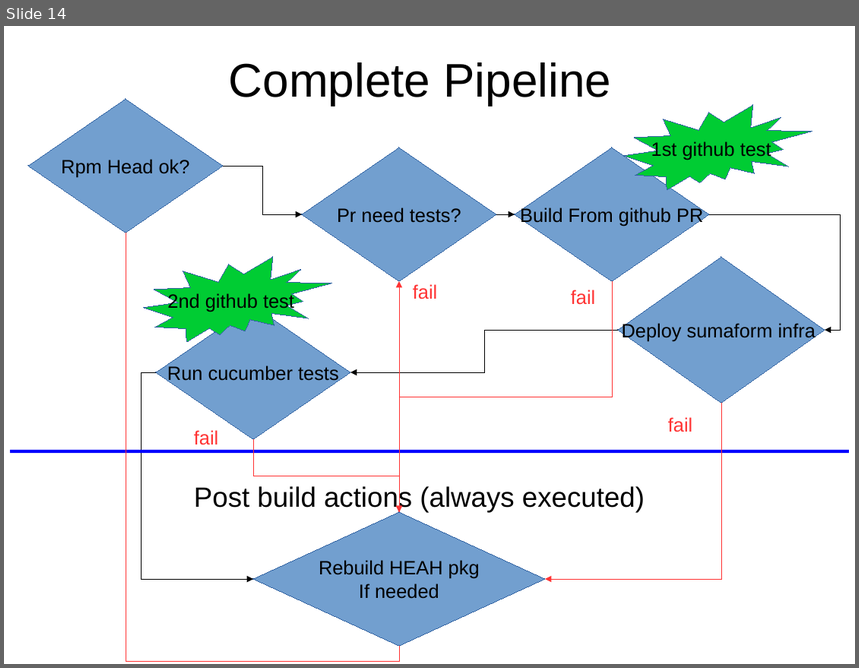
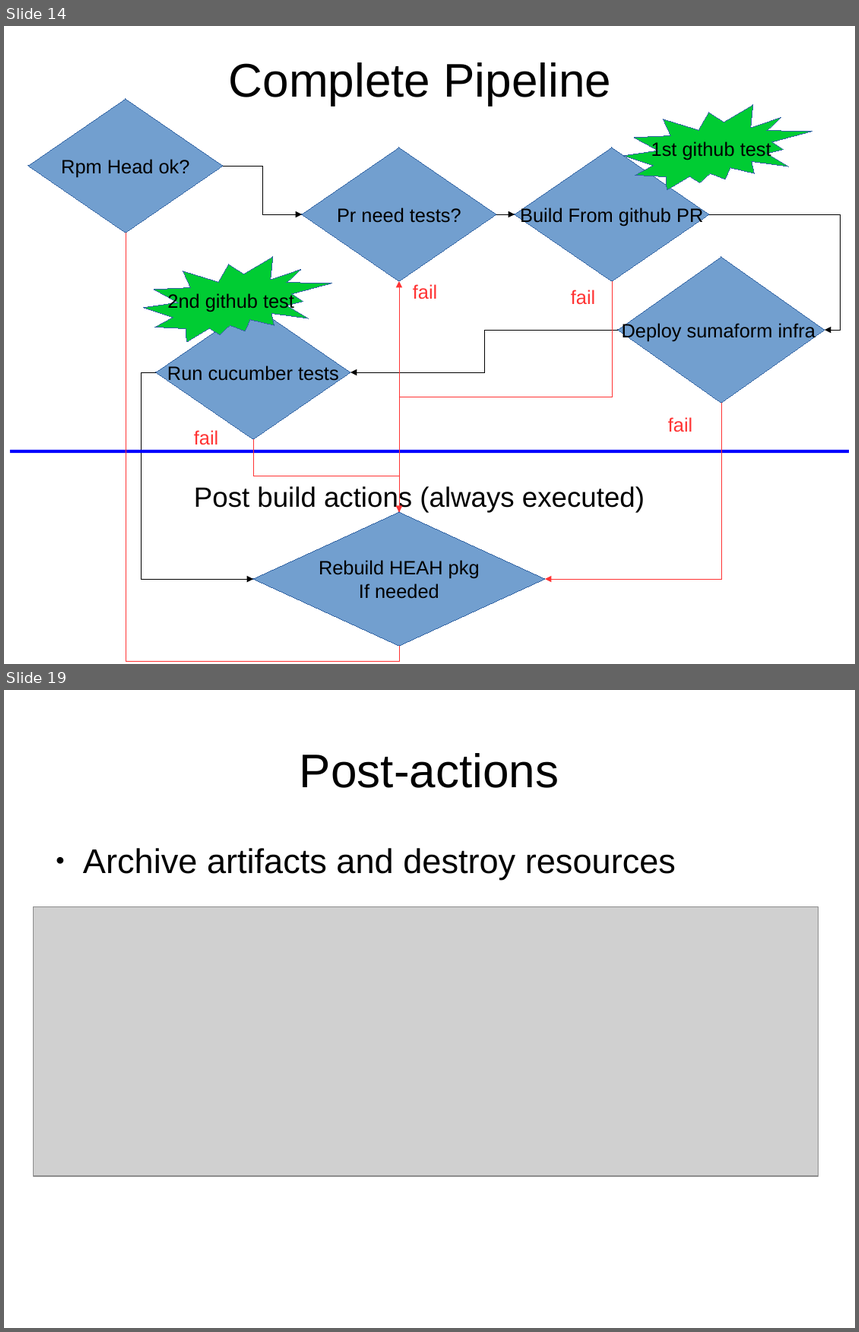
Before and after one commit to MalloZup/presentations, a slide deck: 2018/cucumber-prs/cucumber_onprs.odp. Shown one above the other, each under a label of ours: slide 14 before the commit, slides 14 and 19 after it; the slides between them are not shown. The pictures are 859x668 and 859x1332 pixels, drawn with LibreOffice and Linux fonts; fonts in the diff are those of the drawing; grey boxes stand for pictures. Boxes give left, top, right and bottom in pixels: in the first picture for what was removed or moved away, otherwise in the second. Text is boxed around its words. In the diff, an @@ line names an element or a change of style, - is before the commit and + after.

```diff
--- a/2018/cucumber-prs/cucumber_onprs.odp
+++ b/2018/cucumber-prs/cucumber_onprs.odp
@@ slide 19 added at bbox=[4, 690, 855, 1328], background #FFFFFF @@
@@ title added at bbox=[300, 753, 559, 788], 44 pt, text #000000 @@
+Post-actions
@@ text added at bbox=[83, 848, 676, 880], 32 pt, text #000000 @@
+● Archive artifacts and destroy resources
@@ picture added at bbox=[34, 907, 819, 1176] @@
```
Also in this commit, not shown: 3 slides changed, 5 other slides added, 1 slide removed.
